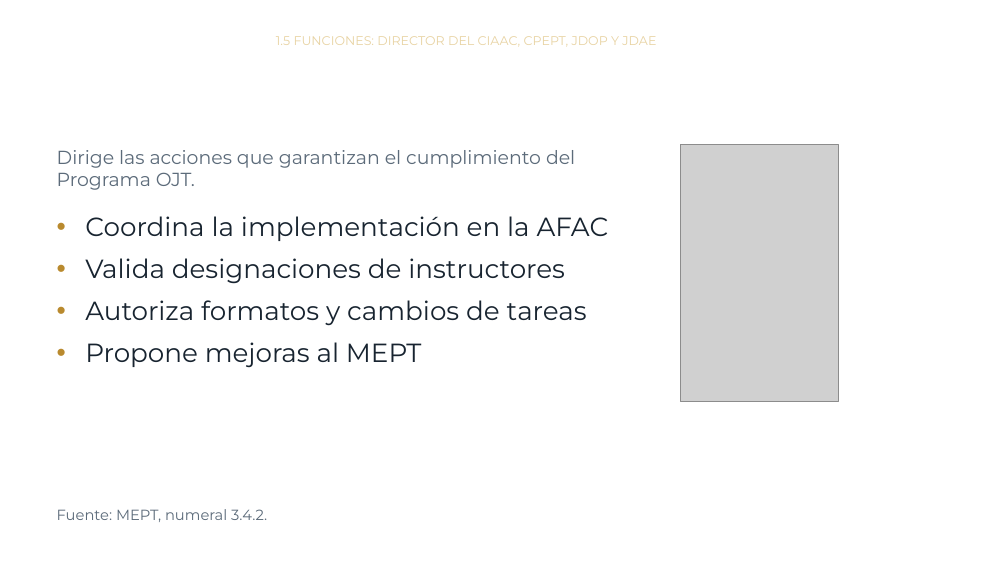
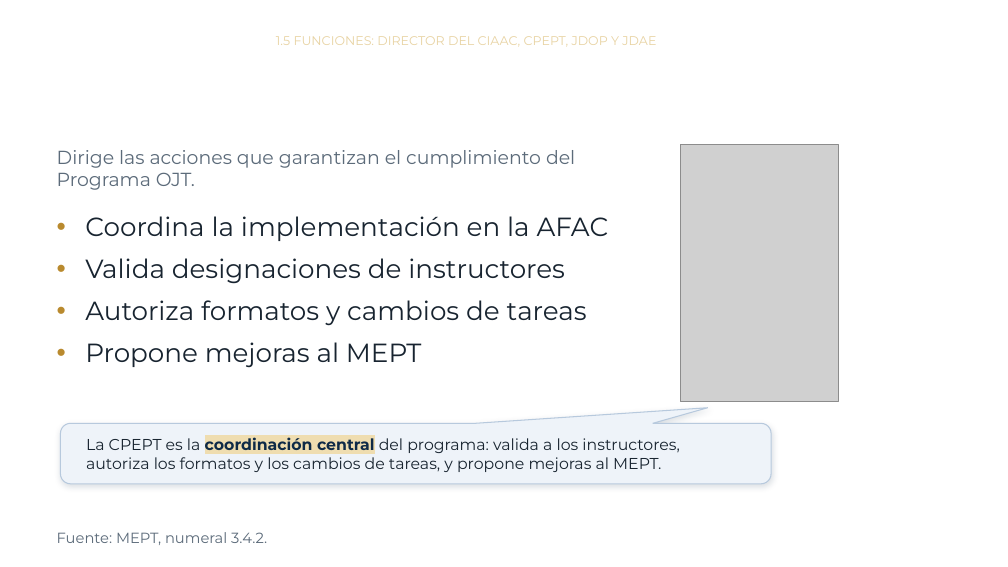
Before and after one commit to jmfigueroah01-creator/Curso-MEPT-OJT, a slide deck: slide 23 of modulo1.pptx. Drawn at 1008x567 pixels with LibreOffice and Linux fonts; fonts in the diff are those of the drawing; grey boxes stand for pictures; background and template pictures are left out. Boxes give left, top, right and bottom in pixels: in the first picture for what was removed or moved away, otherwise in the second. Text is boxed around its words. In the diff, an @@ line names an element or a change of style, - is before the commit and + after.

```diff
--- a/modulo1.pptx
+++ b/modulo1.pptx
@@ rounded speech box added at bbox=[60, 423, 771, 484], fill #EEF3F9, outline #B7C9DD 1 pt, 15 pt, text #182430 @@
+La CPEPT es la coordinación central del programa: valida a los instructores, autoriza los formatos y los cambios de tareas, y propone mejoras al MEPT.
@@ text "Fuente: MEPT, numeral 3.4.2.": place and size @@
-text "Fuente: MEPT, numeral 3.4.2." at bbox=[57, 509, 267, 522]
+text "Fuente: MEPT, numeral 3.4.2." at bbox=[57, 532, 267, 545]
```
Also in this commit, not shown: 13 other slides changed, 1 other file.
